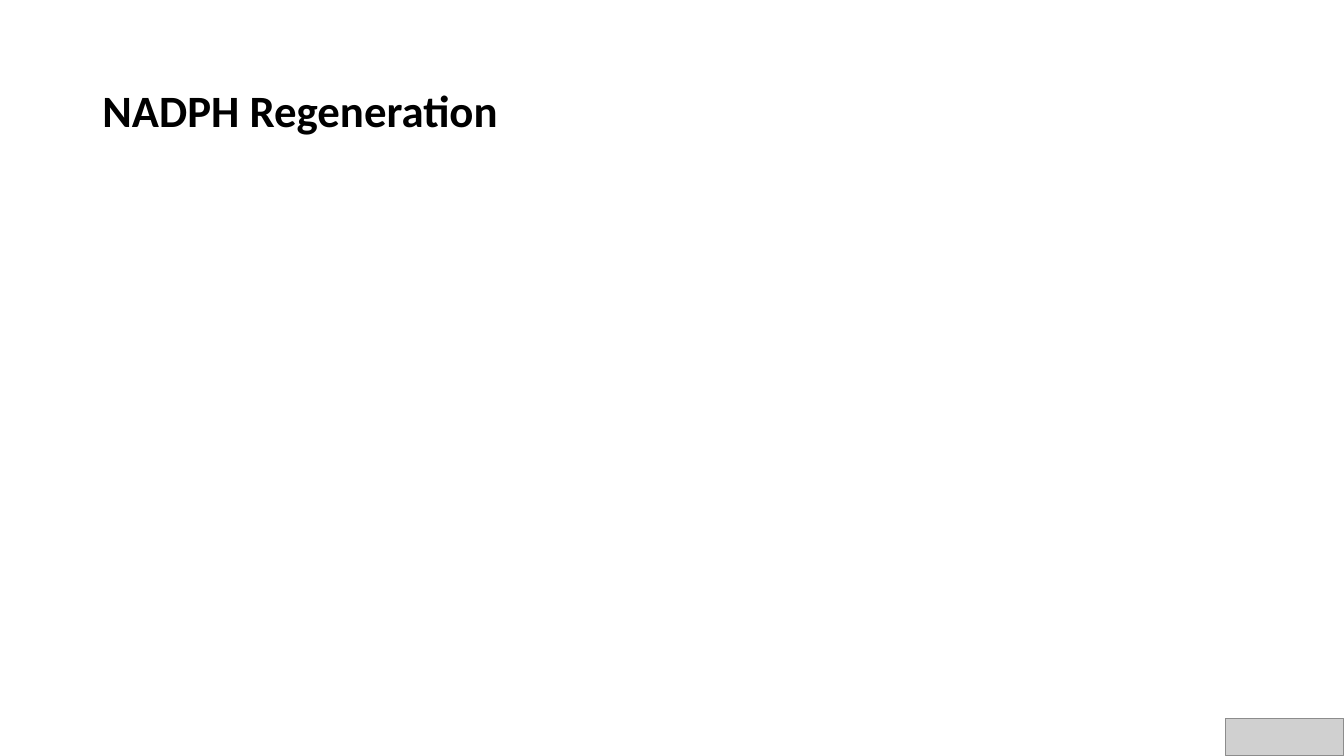
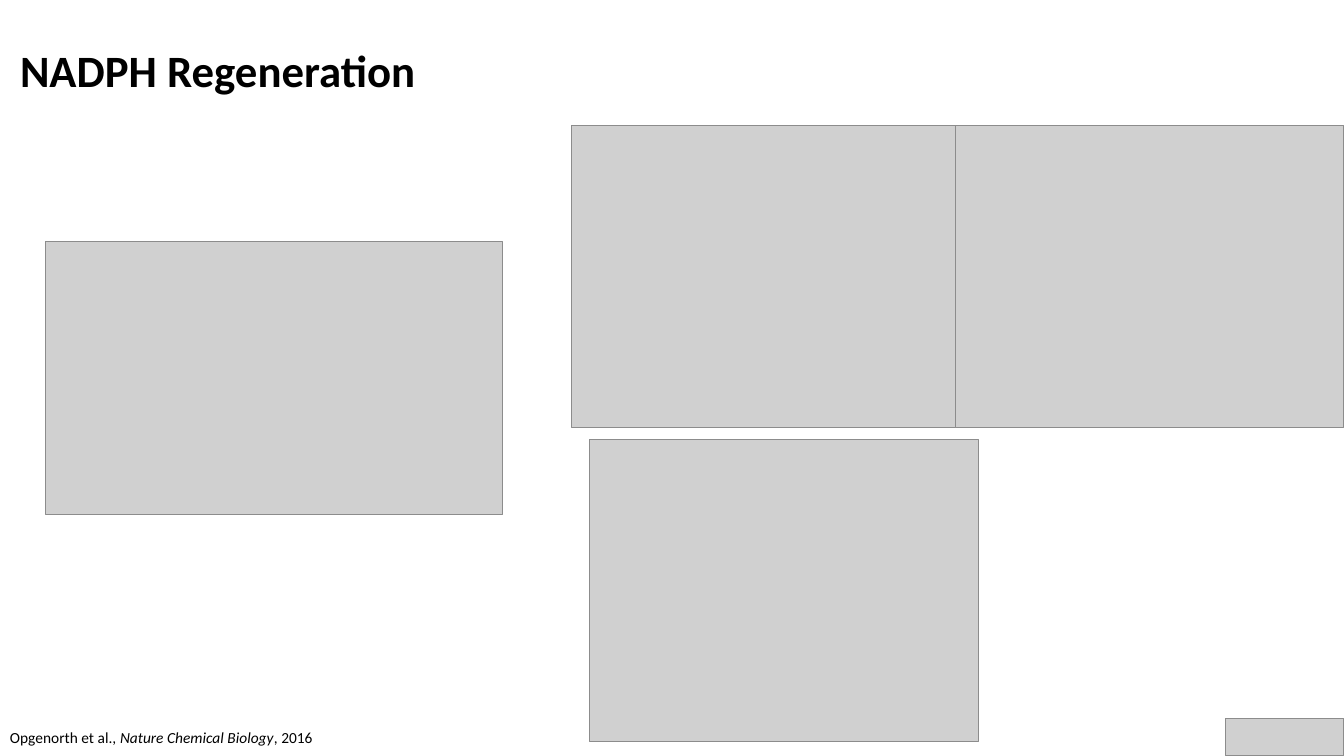
Before and after one commit to AnkitaRoychoudhury/ug_murray, a slide deck: slide 5 of miscellaneous/presentations/202020720_murray_mtg.pptx. Drawn at 1344x756 pixels with LibreOffice and Linux fonts; fonts in the diff are those of the drawing; grey boxes stand for pictures. Boxes give left, top, right and bottom in pixels: in the first picture for what was removed or moved away, otherwise in the second. Text is boxed around its words. In the diff, an @@ line names an element or a change of style, - is before the commit and + after.

Commit message:
naph regen

```diff
--- a/miscellaneous/presentations/202020720_murray_mtg.pptx
+++ b/miscellaneous/presentations/202020720_murray_mtg.pptx
@@ title "NADPH Regeneration": place and size @@
-title "NADPH Regeneration" at bbox=[102, 95, 498, 135]
+title "NADPH Regeneration" at bbox=[20, 55, 415, 95]
@@ picture added at bbox=[572, 125, 961, 427] @@
@@ picture added at bbox=[956, 125, 1344, 427] @@
@@ picture added at bbox=[45, 242, 503, 515] @@
@@ picture added at bbox=[590, 440, 979, 742] @@
@@ text added at bbox=[10, 732, 312, 746], 11 pt, text #000000, italic @@
+Opgenorth et al., Nature Chemical Biology, 2016
```
Also in this commit, not shown: 5 other slides changed, 1 slide added, 1 other file.
